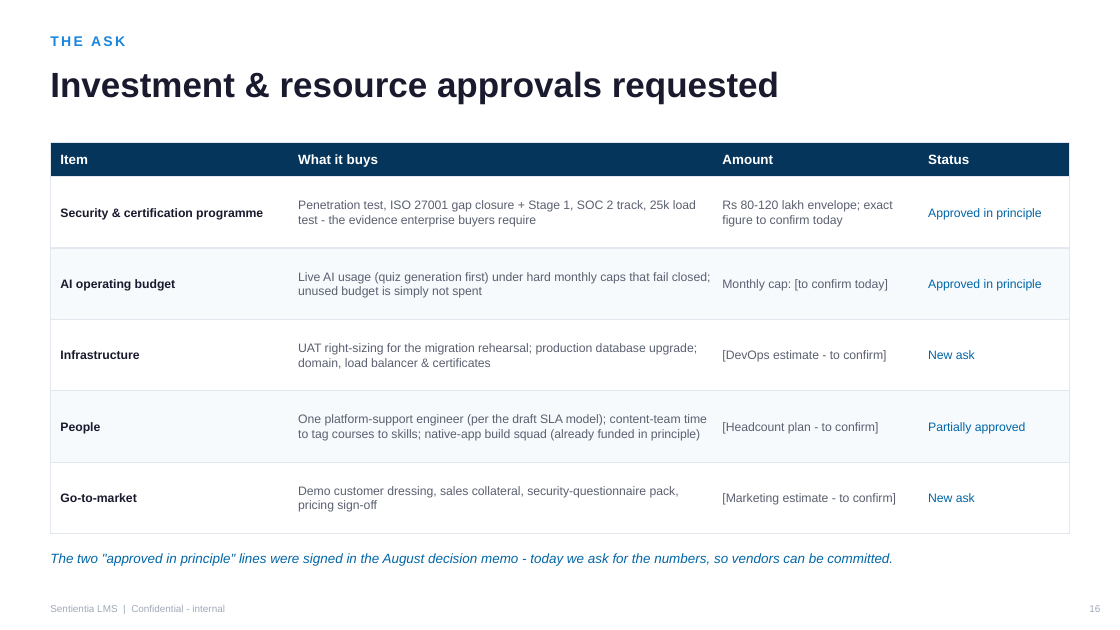
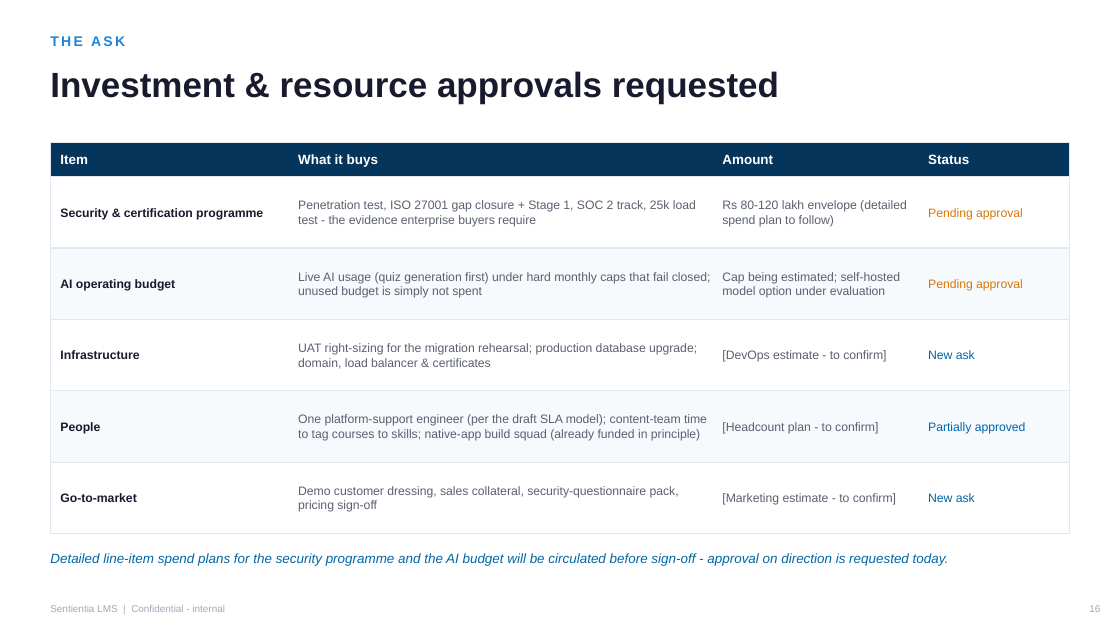
Before and after one commit to nitin-rajput-learning-tech/Airpay-Academy2.0, a slide deck: slide 16 of moodle-enhancement/docs/business/SENTIENTIA-EXECUTIVE-DECK-2026-08-21.pptx. Drawn at 1120x630 pixels with LibreOffice and Linux fonts; fonts in the diff are those of the drawing. Boxes give left, top, right and bottom in pixels: in the first picture for what was removed or moved away, otherwise in the second. Text is boxed around its words. In the diff, an @@ line names an element or a change of style, - is before the commit and + after.

```diff
--- a/moodle-enhancement/docs/business/SENTIENTIA-EXECUTIVE-DECK-2026-08-21.pptx
+++ b/moodle-enhancement/docs/business/SENTIENTIA-EXECUTIVE-DECK-2026-08-21.pptx
@@ text at (722,200,907,227): text changed @@
-Rs 80-120 lakh envelope; exact figure to confirm today
+Rs 80-120 lakh envelope (detailed spend plan to follow)
@@ text at (928,208,1023,220): text changed; text colour #0066A7 to #D97706 @@
-Approved in principle
+Pending approval
@@ text at (722,272,901,298): text changed @@
-Monthly cap: [to confirm today]
+Cap being estimated; self-hosted model option under evaluation
@@ text at (928,279,1023,291): text changed; text colour #0066A7 to #D97706 @@
-Approved in principle
+Pending approval
@@ text at (50,553,949,566): text changed @@
-The two "approved in principle" lines were signed in the August decision memo - today we ask for the numbers, so vendors can be committed.
+Detailed line-item spend plans for the security programme and the AI budget will be circulated before sign-off - approval on direction is requested today.
```
Also in this commit, not shown: 9 other slides changed, 1 other file.
